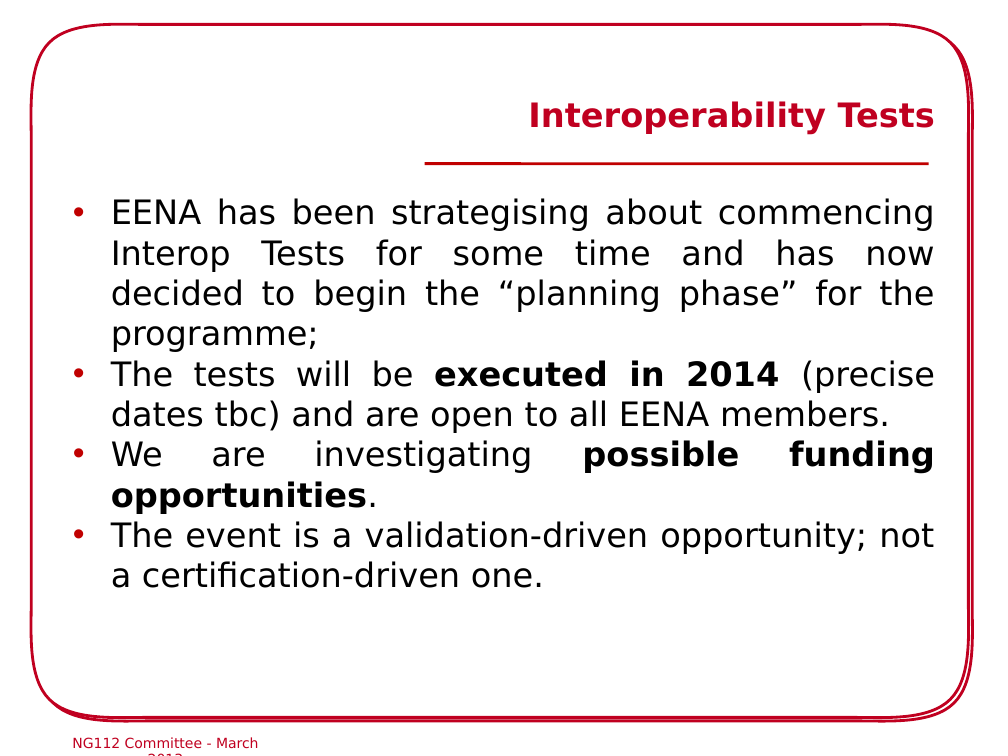
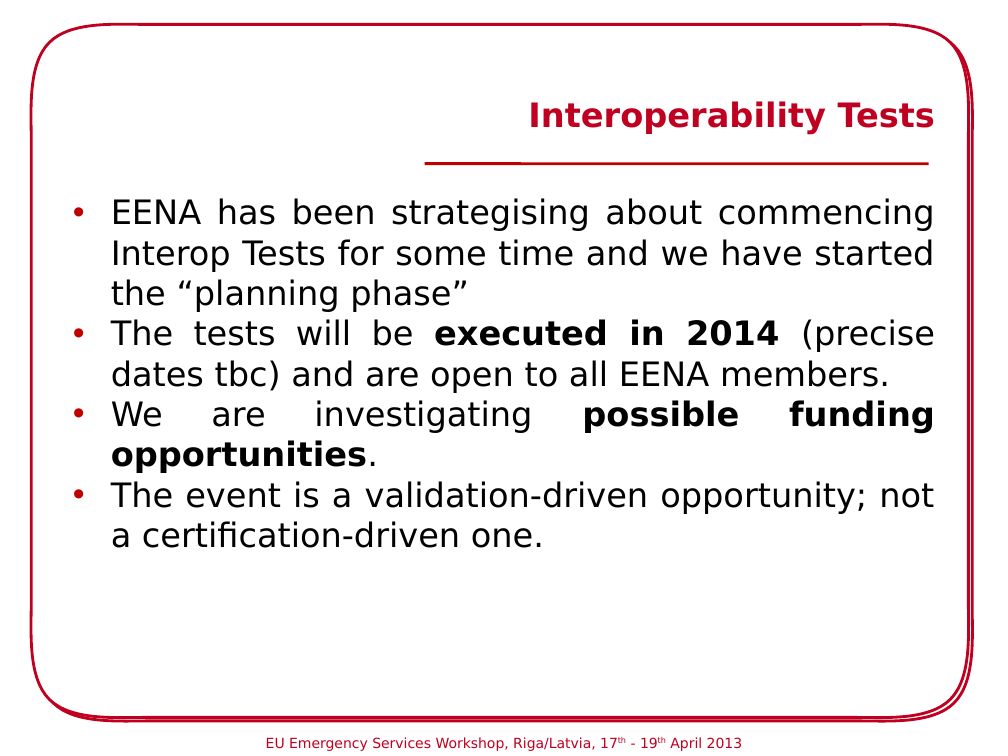
Before and after one commit to hannestschofenig/tschofenig-ids, a slide deck: slide 14 of eena-workshop-riga2013/NG112_Commitee_Riga.ppt. Drawn at 1008x756 pixels with LibreOffice and Linux fonts; fonts in the diff are those of the drawing; background and template pictures are left out. Boxes give left, top, right and bottom in pixels: in the first picture for what was removed or moved away, otherwise in the second. Text is boxed around its words. In the diff, an @@ line names an element or a change of style, - is before the commit and + after.

```diff
--- a/eena-workshop-riga2013/NG112_Commitee_Riga.ppt
+++ b/eena-workshop-riga2013/NG112_Commitee_Riga.ppt
@@ text at (x1=111, y1=198, x2=935, y2=312): text changed @@
-• EENA has been strategising about commencing Interop Tests for some time and has now decided to begin the “planning phase” for the programme;
+• EENA has been strategising about commencing Interop Tests for some time and we have started the “planning phase”
@@ text removed at (x1=72, y1=737, x2=259, y2=749) @@
-NG112 Committee - March 2013
@@ text added at (x1=266, y1=737, x2=743, y2=751), 10 pt, text #C00020 @@
+EU Emergency Services Workshop, Riga/Latvia, 17th - 19th April 2013
```
Also in this commit, not shown: 16 other slides changed, 1 slide added, 1 slide removed.
